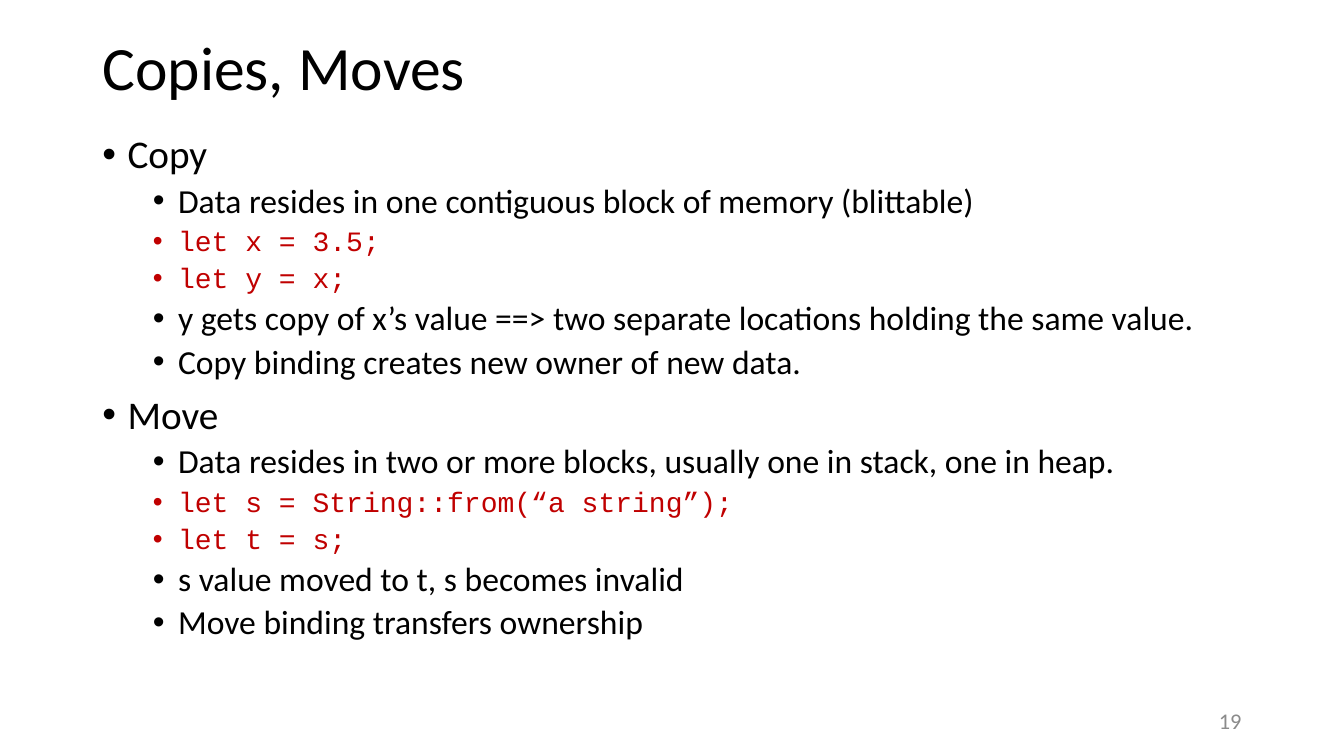
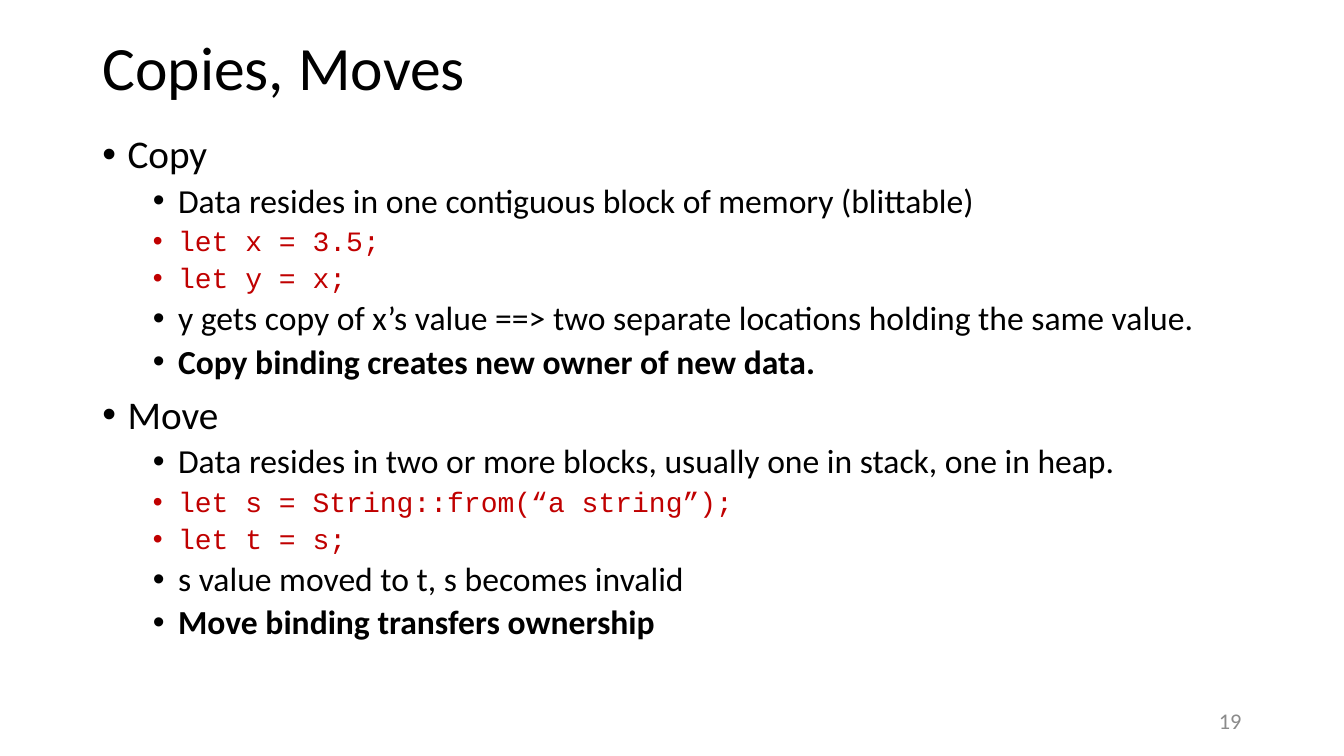
Before and after one commit to JimFawcett/JimFawcett.github.io, a slide deck: slide 19 of Resources/RustModels.pptx. Drawn at 1344x756 pixels with LibreOffice and Linux fonts; fonts in the diff are those of the drawing. Boxes give left, top, right and bottom in pixels: in the first picture for what was removed or moved away, otherwise in the second. Text is boxed around its words. In the diff, an @@ line names an element or a change of style, - is before the commit and + after.

```diff
--- a/Resources/RustModels.pptx
+++ b/Resources/RustModels.pptx
@@ text at box(178, 350, 815, 640): bold on in "Copy binding creates new owner of new ...", "Move binding transfers ownership" @@
```
Also in this commit, not shown: 7 other slides changed, 2 slides added, 1 slide removed, 8 other files.
